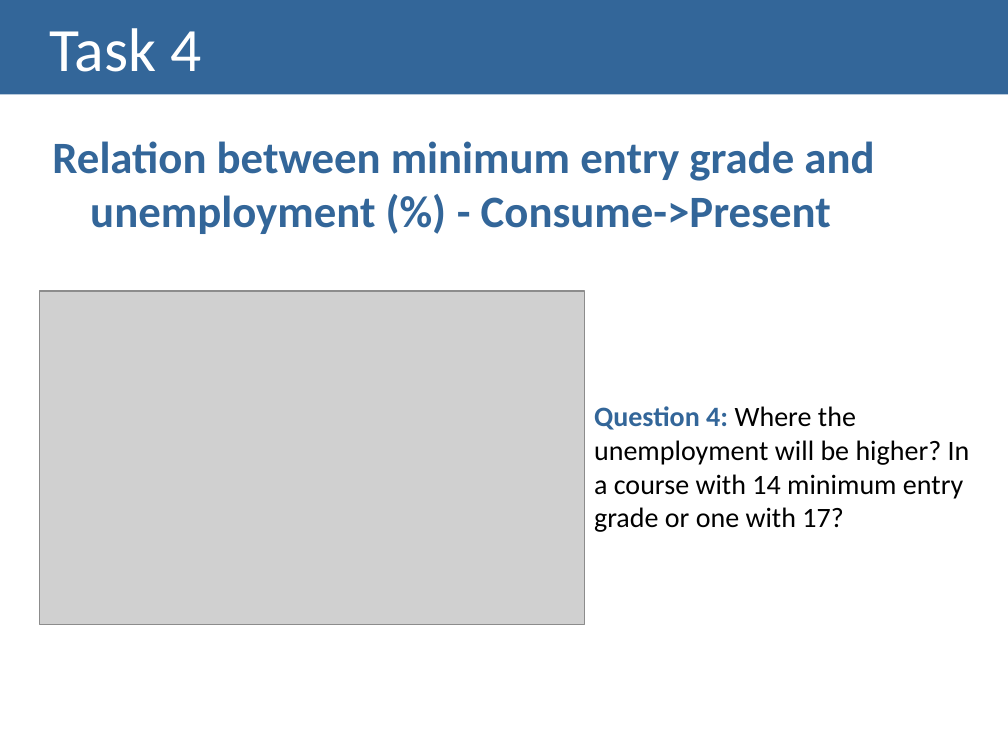
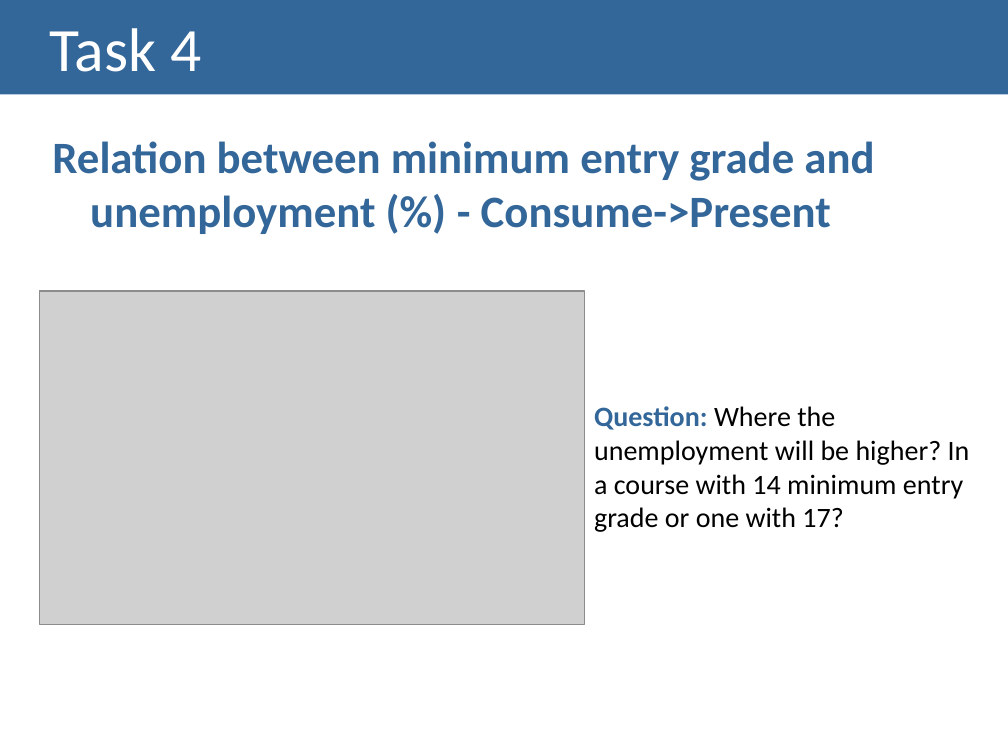
Before and after one commit to Strabox/Higher-Education-Unemployment-Portugal, a slide deck: slide 10 of III-Checkpoint/III-Checkpoint Presentation.pptx. Drawn at 1008x756 pixels with LibreOffice and Linux fonts; fonts in the diff are those of the drawing; grey boxes stand for pictures. Boxes give left, top, right and bottom in pixels: in the first picture for what was removed or moved away, otherwise in the second. Text is boxed around its words. In the diff, an @@ line names an element or a change of style, - is before the commit and + after.

```diff
--- a/III-Checkpoint/III-Checkpoint Presentation.pptx
+++ b/III-Checkpoint/III-Checkpoint Presentation.pptx
@@ text at <box>594,406,970,532</box>: text changed @@
-Question 4: Where the unemployment will be higher? In a course with 14 minimum entry grade or one with 17?
+Question: Where the unemployment will be higher? In a course with 14 minimum entry grade or one with 17?
```
Also in this commit, not shown: 4 other slides changed, 1 slide added.
